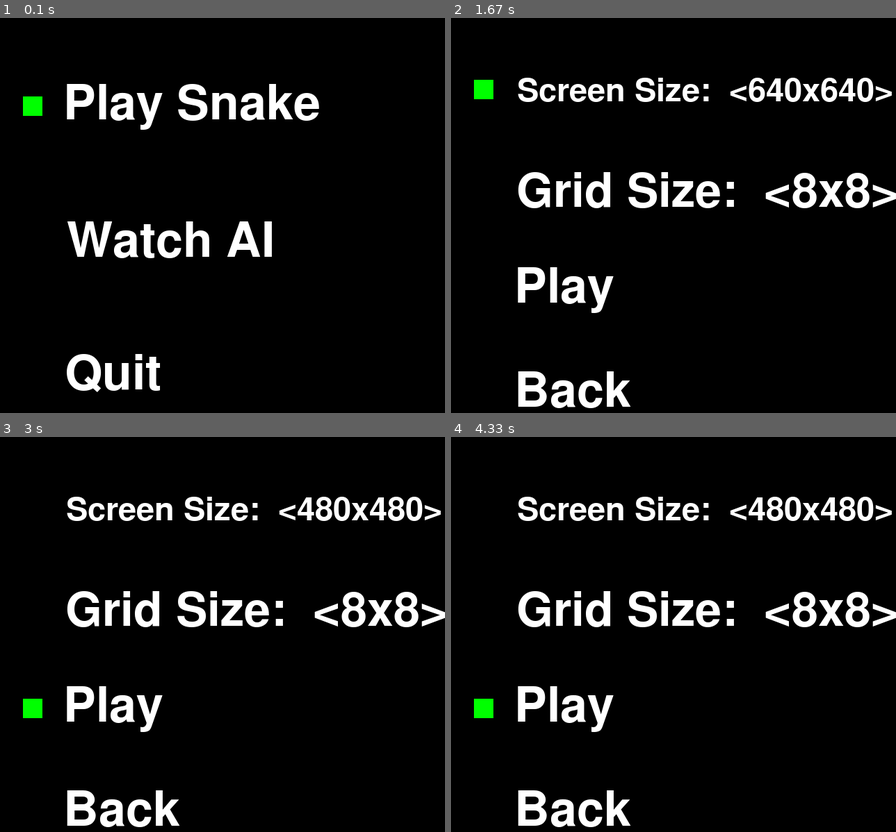
Above: before the commit, frames 1-4 (two rows, left to right).
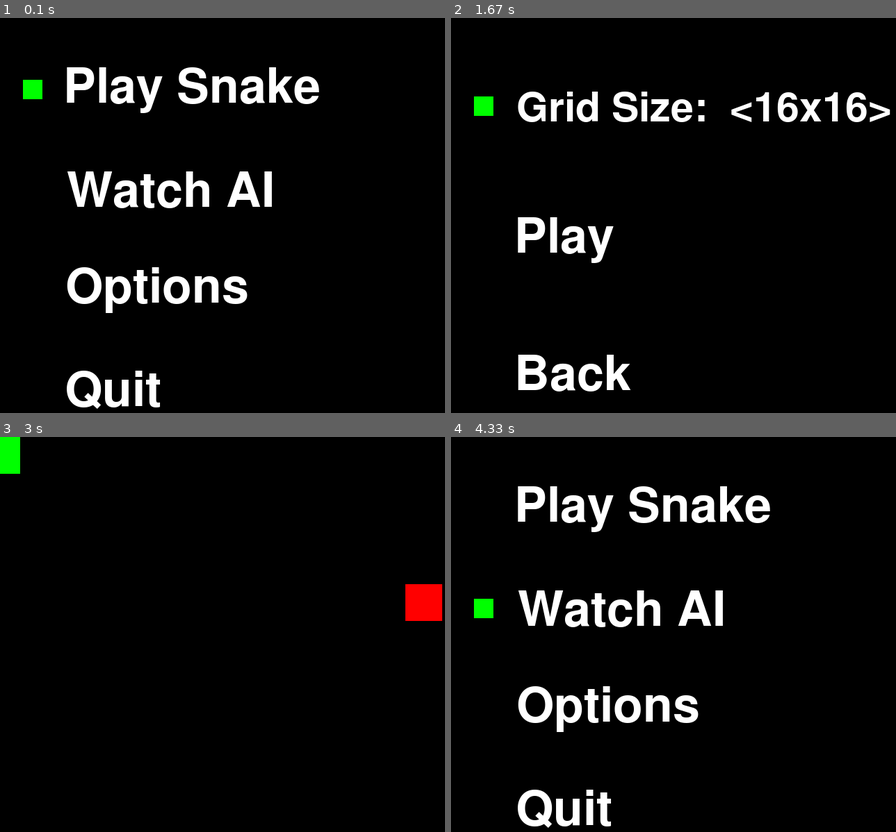
Above: after the commit, the same moments.

Repository: RyanBuck182/SnakeAI
Game: pygame game, started from main.py
Two runs of this game, one before a commit and one after it. Both use one fixed random seed, a clock stepped at 60 frames per second and the inputs below.
Inputs:
- Up to frame 1 (0.1 s): no input
- Up to frame 2 (1.67 s): tap Enter at 0.33 s; hold Right 0.67-1.13 s; hold Right from 1.5 s (still down)
- Up to frame 3 (3 s): release Right at 1.97 s; hold Left 2-2.53 s; hold Down 2.57-2.87 s; tap Enter at 2.9 s
- Up to frame 4 (4.33 s): tap W at 3.23 s; tap S at 4 s

The runs differ from the first frame. In frame 1, 11% of the frame differs, in the area x 5-72%, y 12-99%; in frame 2, 11%, in the area x 5-100%, y 15-99%; in frame 3, 8.6%; in frame 4, 11%.

Commit message:
Add option menu

Diff:
--- a/ui.py
+++ b/ui.py
@@ -9,7 +9,6 @@
 from selectable_menu_element import SelectableMenuElement
 from optioned_menu_element import OptionedMenuElement, MenuElementOption
 
-DEFAULT_SCREEN_DIMENSIONS = Coordinate(640, 640)
 SCREEN_DIMENSION_OPTIONS = [
     MenuElementOption('320x320', Coordinate(320, 320)),
     MenuElementOption('480x480', Coordinate(480, 480)),
@@ -29,9 +28,12 @@
     MenuElementOption('128x128', Coordinate(128, 128))
 ]
 
+DEFAULT_SCREEN_DIMENSION_INDEX = 2
+current_screen_dimension_index = DEFAULT_SCREEN_DIMENSION_INDEX
+
 pygame.init()
 pygame.display.set_caption("Snake")
-screen = pygame.display.set_mode(tuple(DEFAULT_SCREEN_DIMENSIONS))
+screen = pygame.display.set_mode(tuple(SCREEN_DIMENSION_OPTIONS[current_screen_dimension_index].value))
 
 
 def QUIT_GAME_FROM_UI():
@@ -43,10 +45,12 @@
 
     play_snake = SelectableMenuElement("Play Snake", on_select=lambda: pre_game_menu)
     watch_ai = SelectableMenuElement("Watch AI", on_select=lambda: QUIT_GAME_FROM_UI)
+    options = SelectableMenuElement("Options", on_select=lambda: option_menu)
     quit_game = SelectableMenuElement("Quit", on_select=lambda: QUIT_GAME_FROM_UI)
 
     menu.add_element(play_snake)
     menu.add_element(watch_ai)
+    menu.add_element(options)
     menu.add_element(quit_game)
 
     return menu.load()
@@ -55,13 +59,10 @@
 def pre_game_menu() -> Callable:
     menu = PygameMenu(screen)
 
-    screen_size = OptionedMenuElement("Screen Size", SCREEN_DIMENSION_OPTIONS, on_select=menu.selection_down)
     grid_size = OptionedMenuElement("Grid Size", GRID_DIMENSION_OPTIONS, on_select=menu.selection_down)
-    play = SelectableMenuElement("Play", on_select=lambda: lambda: play_manual(screen_size.get_selected_value(),
-                                                                               grid_size.get_selected_value()))
+    play = SelectableMenuElement("Play", on_select=lambda: lambda: play_manual(grid_size.get_selected_value()))
     back = SelectableMenuElement("Back", on_select=lambda: main_menu)
 
-    menu.add_element(screen_size)
     menu.add_element(grid_size)
     menu.add_element(play)
     menu.add_element(back)
@@ -69,13 +70,12 @@
     return menu.load()
 
 
-def play_manual(screen_dimensions: Coordinate, grid_dimensions: Coordinate) -> Callable:
+def play_manual(grid_dimensions: Coordinate) -> Callable:
     player_start_pos = Coordinate(0, 0)
     player_start_length = 4
     handler = GameHandler(grid_dimensions, player_start_pos, player_start_length)
 
     global screen
-    screen = pygame.display.set_mode(tuple(screen_dimensions))
     renderer = PygameGameRenderer(screen)
 
     controller = PygameGameController()
@@ -84,5 +84,28 @@
     score = game.run()
     print(score)
 
-    screen = pygame.display.set_mode(tuple(DEFAULT_SCREEN_DIMENSIONS))
     return main_menu
+
+
+def option_menu() -> Callable:
+    global current_screen_dimension_index
+
+    menu = PygameMenu(screen)
+
+    screen_size = OptionedMenuElement("Screen Size", SCREEN_DIMENSION_OPTIONS, on_select=menu.selection_down,
+                                      selected_option=current_screen_dimension_index)
+    apply = SelectableMenuElement("Apply", on_select=lambda: set_screen_size(screen_size.selected_option, option_menu))
+    back = SelectableMenuElement("Back", on_select=lambda: main_menu)
+
+    menu.add_element(screen_size)
+    menu.add_element(apply)
+    menu.add_element(back)
+
+    return menu.load()
+
+
+def set_screen_size(screen_dimension_index: int, menu: Callable):
+    global screen, current_screen_dimension_index
+    screen = pygame.display.set_mode(tuple(SCREEN_DIMENSION_OPTIONS[screen_dimension_index].value))
+    current_screen_dimension_index = screen_dimension_index
+    return menu
